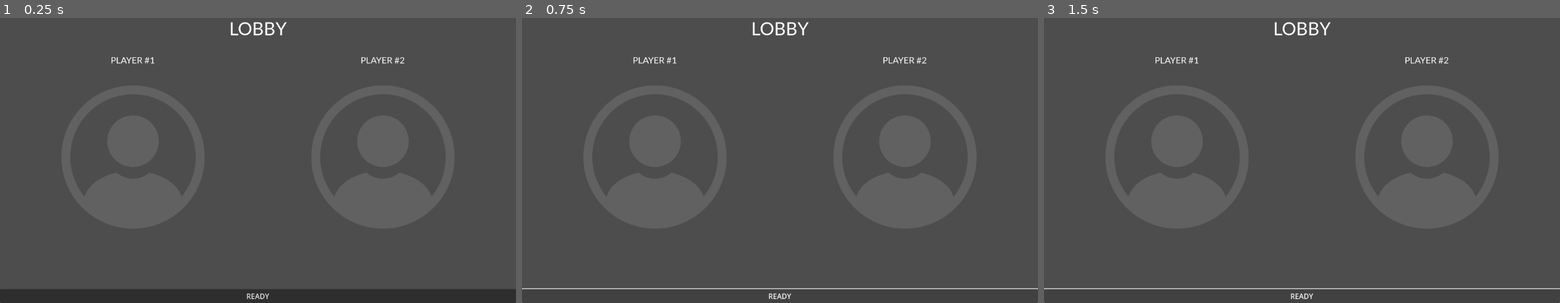
Above: before the commit, frames 1-3 (left to right).
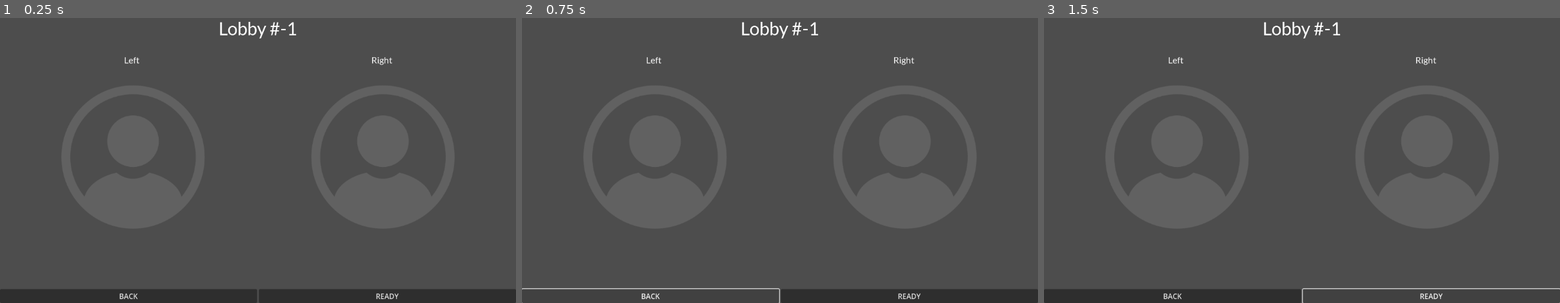
Above: after the commit, the same moments.

Repository: jegor377/pong
Game: Godot game, scene res://lobby.tscn
The game is run twice, just before and just after one commit, with the same random seed, the same clock (stepped at 60 frames per second) and the same inputs. This scene is started directly instead of the project's main scene.
Inputs (mouse positions are in pixels of both pictures, inside the frame that each line leads up to):
- Up to frame 1 (0.25 s): no input
- Up to frame 2 (0.75 s): click (651, 297) at 0.5 s, where only the run after the commit has a clickable "BACK"
- Up to frame 3 (1.5 s): click "READY" at 1.25 s

The runs differ from the first frame. In frame 1, 0.7% of the frame differs, in the area x 21-79%, y 1-100%; in frame 2, 1.0%; in frame 3, 1.0%, in the area x 0-79%, y 1-100%.

Commit message:
Improve session functionality

Diff:
--- a/lobby.gd
+++ b/lobby.gd
@@ -1,16 +1,54 @@
 extends Control
-
 
 # Called when the node enters the scene tree for the first time.
 func _ready():
+	%LobbyName.text = "Lobby #" + str(Networking.session_id)
 	if Networking.session_role == Networking.ClientType.MAIN:
-		%FirstPlayerLabel.text += " (You)"
-		%SecondPlayerLabel.text += " (Enemy)"
+		%LeftPlayer.set_as_you()
+		%RightPlayer.set_as_enemy()
+		%StartBtn.visible = true
 	elif Networking.session_role == Networking.ClientType.SECONDARY:
-		%SecondPlayerLabel.text += " (You)"
-		%FirstPlayerLabel.text += " (Enemy)"
+		%LeftPlayer.set_as_enemy()
+		%RightPlayer.set_as_you()
+
+	Networking.connect("disconnected", _on_disconnected)
+	Networking.connect("session_leave_status", _on_session_leave_status)
+	Networking.connect("became_main", _on_became_main)
+	Networking.connect("assigned_to_session", _on_assigned_to_session)
 
 
 # Called every frame. 'delta' is the elapsed time since the previous frame.
 func _process(delta):
 	pass
+
+func _on_disconnected() -> void:
+	get_tree().change_scene_to_file("res://menu.tscn")
+
+
+func _on_back_btn_pressed():
+	Networking.leave_session()
+
+
+func _on_session_leave_status(client_id, left) -> void:
+	if client_id == Networking.current_id and left:
+		print("Left session")
+		get_tree().change_scene_to_file("res://menu.tscn")
+	else:
+		%RightPlayer.set_as_noone()
+
+func _on_became_main() -> void:
+	print("Became main")
+	%LeftPlayer.set_as_you()
+	%RightPlayer.set_as_noone()
+
+func _on_assigned_to_session(client_id: int, role: int) -> void:
+	if Networking.current_id != client_id: # is not me
+		if role == Networking.ClientType.SECONDARY:
+			%RightPlayer.set_as_enemy()
+
+func _on_ready_btn_pressed():
+	pass # Replace with function body.
+
+
+func _on_start_btn_pressed():
+	pass # Replace with function body.
--- a/lobby.tscn
+++ b/lobby.tscn
@@ -1,17 +1,12 @@
-[gd_scene load_steps=7 format=3 uid="uid://b7lurk17j0a8u"]
+[gd_scene load_steps=5 format=3 uid="uid://b7lurk17j0a8u"]
 
 [ext_resource type="FontFile" uid="uid://pjujtt4estef" path="res://assets/Lato-Regular.ttf" id="1_1ybik"]
 [ext_resource type="Script" path="res://lobby.gd" id="1_wmg3g"]
-[ext_resource type="Texture2D" uid="uid://osbijxufoqqk" path="res://assets/player icon.png" id="2_3gaf4"]
-[ext_resource type="Script" path="res://player_texture.gd" id="4_n4xt2"]
+[ext_resource type="PackedScene" uid="uid://c0v2l6440ew5t" path="res://lobby_player.tscn" id="3_xkomk"]
 
 [sub_resource type="LabelSettings" id="LabelSettings_kfd4q"]
 font = ExtResource("1_1ybik")
 font_size = 40
-
-[sub_resource type="LabelSettings" id="LabelSettings_4akj3"]
-font = ExtResource("1_1ybik")
-font_size = 20
 
 [node name="Lobby" type="Control"]
 layout_mode = 3
@@ -37,7 +32,8 @@
 theme_override_constants/margin_right = 10
 theme_override_constants/margin_bottom = 10
 
-[node name="Label" type="Label" parent="VBoxContainer/MarginContainer2"]
+[node name="LobbyName" type="Label" parent="VBoxContainer/MarginContainer2"]
+unique_name_in_owner = true
 layout_mode = 2
 text = "LOBBY"
 label_settings = SubResource("LabelSettings_kfd4q")
@@ -53,65 +49,43 @@
 [node name="HBoxContainer" type="HBoxContainer" parent="VBoxContainer/MarginContainer"]
 layout_mode = 2
 
-[node name="Player1" type="VBoxContainer" parent="VBoxContainer/MarginContainer/HBoxContainer"]
-layout_mode = 2
-size_flags_horizontal = 3
-
-[node name="FirstPlayerLabel" type="Label" parent="VBoxContainer/MarginContainer/HBoxContainer/Player1"]
+[node name="LeftPlayer" parent="VBoxContainer/MarginContainer/HBoxContainer" instance=ExtResource("3_xkomk")]
 unique_name_in_owner = true
 layout_mode = 2
-text = "PLAYER #1"
-label_settings = SubResource("LabelSettings_4akj3")
-horizontal_alignment = 1
+player_name = "Left"
 
-[node name="VBoxContainer" type="VBoxContainer" parent="VBoxContainer/MarginContainer/HBoxContainer/Player1"]
-custom_minimum_size = Vector2(400, 400)
-layout_mode = 2
-size_flags_horizontal = 4
-size_flags_vertical = 4
-
-[node name="FirstPlayerTexture" type="TextureRect" parent="VBoxContainer/MarginContainer/HBoxContainer/Player1/VBoxContainer"]
-unique_name_in_owner = true
-modulate = Color(1, 1, 1, 0.117647)
-layout_mode = 2
-size_flags_vertical = 3
-texture = ExtResource("2_3gaf4")
-expand_mode = 1
-stretch_mode = 4
-script = ExtResource("4_n4xt2")
-
-[node name="Player2" type="VBoxContainer" parent="VBoxContainer/MarginContainer/HBoxContainer"]
-layout_mode = 2
-size_flags_horizontal = 3
-
-[node name="SecondPlayerLabel" type="Label" parent="VBoxContainer/MarginContainer/HBoxContainer/Player2"]
+[node name="RightPlayer" parent="VBoxContainer/MarginContainer/HBoxContainer" instance=ExtResource("3_xkomk")]
 unique_name_in_owner = true
 layout_mode = 2
-text = "PLAYER #2"
-label_settings = SubResource("LabelSettings_4akj3")
-horizontal_alignment = 1
-
-[node name="VBoxContainer" type="VBoxContainer" parent="VBoxContainer/MarginContainer/HBoxContainer/Player2"]
-custom_minimum_size = Vector2(400, 400)
-layout_mode = 2
-size_flags_horizontal = 4
-size_flags_vertical = 4
-
-[node name="SecondPlayerTexture" type="TextureRect" parent="VBoxContainer/MarginContainer/HBoxContainer/Player2/VBoxContainer"]
-unique_name_in_owner = true
-modulate = Color(1, 1, 1, 0.117647)
-layout_mode = 2
-size_flags_vertical = 3
-texture = ExtResource("2_3gaf4")
-expand_mode = 1
-stretch_mode = 4
-script = ExtResource("4_n4xt2")
+player_name = "Right"
 
 [node name="VBoxContainer" type="VBoxContainer" parent="VBoxContainer"]
 layout_mode = 2
 size_flags_vertical = 3
 alignment = 2
 
-[node name="Button" type="Button" parent="VBoxContainer/VBoxContainer"]
+[node name="HBoxContainer" type="HBoxContainer" parent="VBoxContainer/VBoxContainer"]
 layout_mode = 2
+
+[node name="BackBtn" type="Button" parent="VBoxContainer/VBoxContainer/HBoxContainer"]
+layout_mode = 2
+size_flags_horizontal = 3
+text = "BACK"
+
+[node name="ReadyBtn" type="Button" parent="VBoxContainer/VBoxContainer/HBoxContainer"]
+unique_name_in_owner = true
+layout_mode = 2
+size_flags_horizontal = 3
 text = "READY"
+
+[node name="StartBtn" type="Button" parent="VBoxContainer/VBoxContainer/HBoxContainer"]
+unique_name_in_owner = true
+visible = false
+layout_mode = 2
+size_flags_horizontal = 3
+disabled = true
+text = "START"
+
+[connection signal="pressed" from="VBoxContainer/VBoxContainer/HBoxContainer/BackBtn" to="." method="_on_back_btn_pressed"]
+[connection signal="pressed" from="VBoxContainer/VBoxContainer/HBoxContainer/ReadyBtn" to="." method="_on_ready_btn_pressed"]
+[connection signal="pressed" from="VBoxContainer/VBoxContainer/HBoxContainer/StartBtn" to="." method="_on_start_btn_pressed"]
--- /dev/null
+++ b/lobby_player.gd
@@ -0,0 +1,30 @@
+extends VBoxContainer
+
+@export
+var player_name := ""
+
+var role := ""
+
+func _ready() -> void:
+	update_label()
+
+func set_as_you() -> void:
+	role = "(you)"
+	update_label()
+
+func set_as_enemy() -> void:
+	role = "(enemy)"
+	update_label()
+
+func set_as_noone() -> void:
+	role = ""
+	update_label()
+
+func update_label() -> void:
+	$Label.text = player_name + " " + role
+
+func set_ready(ready: bool) -> void:
+	if ready:
+		$VBoxContainer/Icon.enable()
+	else:
+		$VBoxContainer/Icon.disable()
--- /dev/null
+++ b/lobby_player.tscn
@@ -0,0 +1,35 @@
+[gd_scene load_steps=6 format=3 uid="uid://c0v2l6440ew5t"]
+
+[ext_resource type="Script" path="res://lobby_player.gd" id="1_i4a4c"]
+[ext_resource type="FontFile" uid="uid://pjujtt4estef" path="res://assets/Lato-Regular.ttf" id="2_htd48"]
+[ext_resource type="Texture2D" uid="uid://osbijxufoqqk" path="res://assets/player icon.png" id="3_u13k7"]
+[ext_resource type="Script" path="res://player_texture.gd" id="4_b6nm4"]
+
+[sub_resource type="LabelSettings" id="LabelSettings_4akj3"]
+font = ExtResource("2_htd48")
+font_size = 20
+
+[node name="LobbyPlayer" type="VBoxContainer"]
+size_flags_horizontal = 3
+script = ExtResource("1_i4a4c")
+
+[node name="Label" type="Label" parent="."]
+layout_mode = 2
+text = "PLAYER"
+label_settings = SubResource("LabelSettings_4akj3")
+horizontal_alignment = 1
+
+[node name="VBoxContainer" type="VBoxContainer" parent="."]
+custom_minimum_size = Vector2(400, 400)
+layout_mode = 2
+size_flags_horizontal = 4
+size_flags_vertical = 4
+
+[node name="Icon" type="TextureRect" parent="VBoxContainer"]
+modulate = Color(1, 1, 1, 0.117647)
+layout_mode = 2
+size_flags_vertical = 3
+texture = ExtResource("3_u13k7")
+expand_mode = 1
+stretch_mode = 4
+script = ExtResource("4_b6nm4")
--- a/menu.gd
+++ b/menu.gd
@@ -27,9 +27,12 @@
 
 
 func _on_host_pressed():
-	set_btns_disabled(true)
 	action = "host"
-	Networking.connect_to_server()
+	if not Networking.is_connected_to_server():
+		set_btns_disabled(true)
+		Networking.connect_to_server()
+	else:
+		_on_connected()
 
 
 func set_btns_disabled(state) -> void:
@@ -64,7 +67,7 @@
 	set_btns_disabled(false)
 	print("NOT_CONNECTED")
 
-func _on_assigned_to_session() -> void:
+func _on_assigned_to_session(client_id: int, role: int) -> void:
 	get_tree().change_scene_to_packed(lobby_scene)
 
 func _on_could_not_create_session() -> void:
--- a/networking.gd
+++ b/networking.gd
@@ -2,10 +2,12 @@
 
 signal connected()
 signal not_connected()
-signal assigned_to_session()
+signal assigned_to_session(client_id: int, role: int)
 signal could_not_create_session()
 signal set_ready(client_id, ready)
 signal could_not_assign_to_session(session_id)
+signal session_leave_status(client_id, left)
+signal became_main()
 signal disconnected()
 
 var ip: String
@@ -43,7 +45,8 @@
 	SET_READY = 7,
 	CONNECT_TO_SESSION = 8,
 	COULD_NOT_ASSIGN_TO_SESSION = 9,
-	SESSION_DISCONNECT_STATUS = 11,
+	LEAVE_SESSION = 10,
+	SESSION_LEAVE_STATUS = 11,
 	GAME_STARTED = 13,
 	INFORM_BALL_POS = 15,
 	INFORM_PLAYER_POS = 17,
@@ -91,6 +94,11 @@
 	if client.get_available_packet_count() > 0:
 		var packet := client.get_packet()
 		process_packet(packet)
+
+func _notification(what):
+	if what == NOTIFICATION_WM_CLOSE_REQUEST:
+		if is_connected_to_server():
+			disconnect_from_server()
 
 
 func process_packet(packet: PackedByteArray) -> void:
@@ -201,7 +209,9 @@
 	return create_packet(PacketType.CONNECT)
 
 func create_im_alive_packet() -> PackedByteArray:
-	return create_packet(PacketType.IM_ALIVE)
+	var data := PackedByteArray([0, 0])
+	data.encode_u16(0, current_id)
+	return create_packet(PacketType.IM_ALIVE, data)
 
 func create_disconnect_packet() -> PackedByteArray:
 	var data := PackedByteArray([0, 0])
@@ -245,6 +255,29 @@
 		return
 	var join_packet := create_join_session_packet(_session_id)
 	client.put_packet(join_packet)
+
+func create_leave_session_packet(_session_id: int, _client_id: int) -> PackedByteArray:
+	var data := PackedByteArray([0, 0, 0, 0])
+	data.encode_u16(0, _session_id)
+	data.encode_u16(2, _client_id)
+	return create_packet(PacketType.LEAVE_SESSION, data)
+
+func leave_session() -> void:
+	if session_id == -1:
+		print("Not in session")
+		return
+	if not check_connected():
+		return
+	var leave_packet := create_leave_session_packet(session_id, current_id)
+	client.put_packet(leave_packet)
+
+func client_type_name(client_type) -> String:
+	if client_type == ClientType.MAIN:
+		return 'main'
+	elif client_type == ClientType.SECONDARY:
+		return 'secondary'
+	else:
+		return 'unknown'
 
 func process_decoded_packet() -> void:
 	match packet_type:
@@ -259,10 +292,11 @@
 			var _session_id := packet_data.decode_u16(0)
 			var _client_id := packet_data.decode_u16(2)
 			var client_type = packet_data.decode_u8(4)
-			print("Assigned client: ", _client_id, " to session: ", _session_id)
-
-			session_role = client_type
-			session_id = _session_id
+			print("Client "+str(current_id)+": Assigned client: ", _client_id, " to session: ", _session_id, " as ", client_type_name(client_type))
+
+			if _client_id == current_id:
+				session_role = client_type
+				session_id = _session_id
 
 			match client_type:
 				ClientType.MAIN:
@@ -271,7 +305,7 @@
 					secondary_id = _client_id
 				_:
 					return
-			emit_signal("assigned_to_session")
+			emit_signal("assigned_to_session", _client_id, client_type)
 		PacketType.COULD_NOT_MAKE_SESSION:
 			emit_signal("could_not_create_session")
 		PacketType.SET_READY:
@@ -289,6 +323,29 @@
 		PacketType.COULD_NOT_ASSIGN_TO_SESSION:
 			var _session_id := packet_data.decode_u16(0)
 			emit_signal("could_not_assign_to_session", _session_id)
+		PacketType.SESSION_LEAVE_STATUS:
+			var _session_id := packet_data.decode_u16(0)
+			var _client_id := packet_data.decode_u16(2)
+			var left = packet_data.decode_u8(4) == 1
+
+			print("Client " + str(current_id) + ": Client ("+str(_client_id)+") left. I have role " + client_type_name(session_role) + ". Main has id " + str(main_id) + ". Secondary has id " + str(secondary_id) + ".")
+
+			if _session_id == session_id:
+				if _client_id == current_id:
+					session_id = -1
+					session_role = ClientType.NONE
+					main_id = -1
+					secondary_id = -1
+				elif _client_id == main_id:
+					if session_role == ClientType.MAIN:
+						main_id = -1
+					elif session_role == ClientType.SECONDARY:
+						main_id = current_id
+						session_role = ClientType.MAIN
+						emit_signal("became_main")
+				elif _client_id == secondary_id:
+					secondary_id = -1
+				emit_signal("session_leave_status", _client_id, left)
 		PacketType.DISCONNECTED:
 			pingTimer.stop()
 			current_id = -1
--- a/player_texture.gd
+++ b/player_texture.gd
@@ -1,14 +1,5 @@
 extends TextureRect
 
-
-# Called when the node enters the scene tree for the first time.
-func _ready():
-	pass # Replace with function body.
-
-
-# Called every frame. 'delta' is the elapsed time since the previous frame.
-func _process(delta):
-	pass
 
 func enable() -> void:
 	modulate.a = 255
